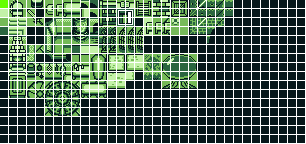
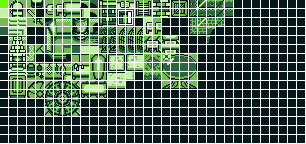
Layers edited between the first and the second 306×144 image:
painted on "castle.png" over 144, 18, 188, 62
